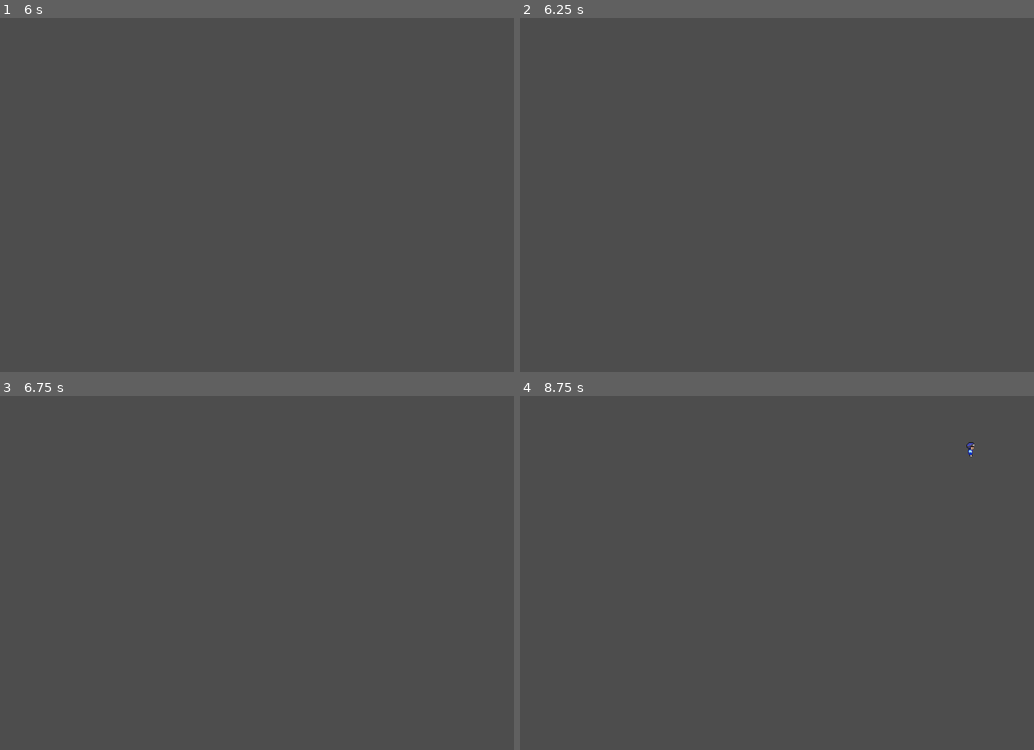
Above: before the commit, frames 1-4 (two rows, left to right).
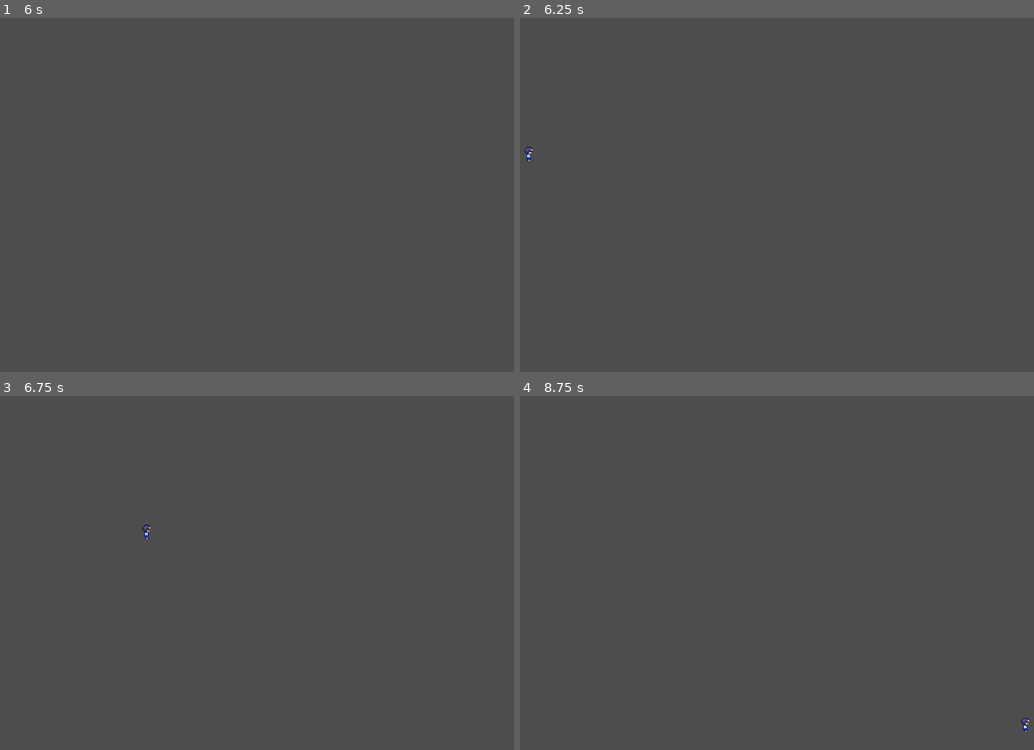
Above: after the commit, the same moments.

Repository: Catnip-05/Game-Assets
Game: Godot game, scene res://player.tscn
Same seed, same stepped clock (60 frames per second), same inputs: the game is played once before the commit and once after it.
Inputs:
- Up to frame 1 (6 s): tap Enter at 0.5, 2.75, 4.25 s; hold Up (move_up) 0.53-2.03 s; tap Space at 1.25, 3.5, 5 s; hold Left (move_left) 2.03-3.53 s; hold Down (move_down) 3.53-4.28 s; hold Right (move_right) 4.28-5.03 s; hold Up (move_up) 5.03-5.78 s; hold Right (move_right) from 5.78 s (still down)
- Up to frame 2 (6.25 s): keep holding Right (move_right)
- Up to frame 3 (6.75 s): keep holding Right (move_right)
- Up to frame 4 (8.75 s): release Right (move_right) at 8.03 s; hold Down (move_down) from 8.03 s (still down)

Frame 1 is identical in both runs. In frame 2, less than 0.1% of the frame differs, in the area x 0-3%, y 36-41%; in frame 3, less than 0.1%; in frame 4, less than 0.1%, in the area x 86-100%, y 13-95%.

Commit message:
unresolve changing frame

Diff:
--- a/spacebar/player.tscn
+++ b/spacebar/player.tscn
@@ -5,6 +5,7 @@
 
 [sub_resource type="GDScript" id="GDScript_eyhvn"]
 script/source = "extends Node2D
+
 
 # Called when the node enters the scene tree for the first time.
 func _ready():
@@ -14,8 +15,12 @@
 func _process(delta):
 	var direction = Input.get_vector(\"move_left\", \"move_right\", \"move_up\", \"move_down\")
 	print(direction)
-	if Input.is_action_just_pressed(\"move_right\"):
+	if Input.is_action_just_pressed(\"walk_right\"):
 		position =+ Vector2(1,0) * 50 * delta
+	else:
+		Input.is_action_just_pressed(\"walk_up\")
+		#$\"Protag Animation\".set_frame(2)
+
 
 "
 
@@ -75,6 +80,7 @@
 script = ExtResource("1_d8hpe")
 
 [node name="Protag" type="Sprite2D" parent="."]
+position = Vector2(137, 110)
 texture = ExtResource("1_i8gxq")
 hframes = 3
 frame = 1
